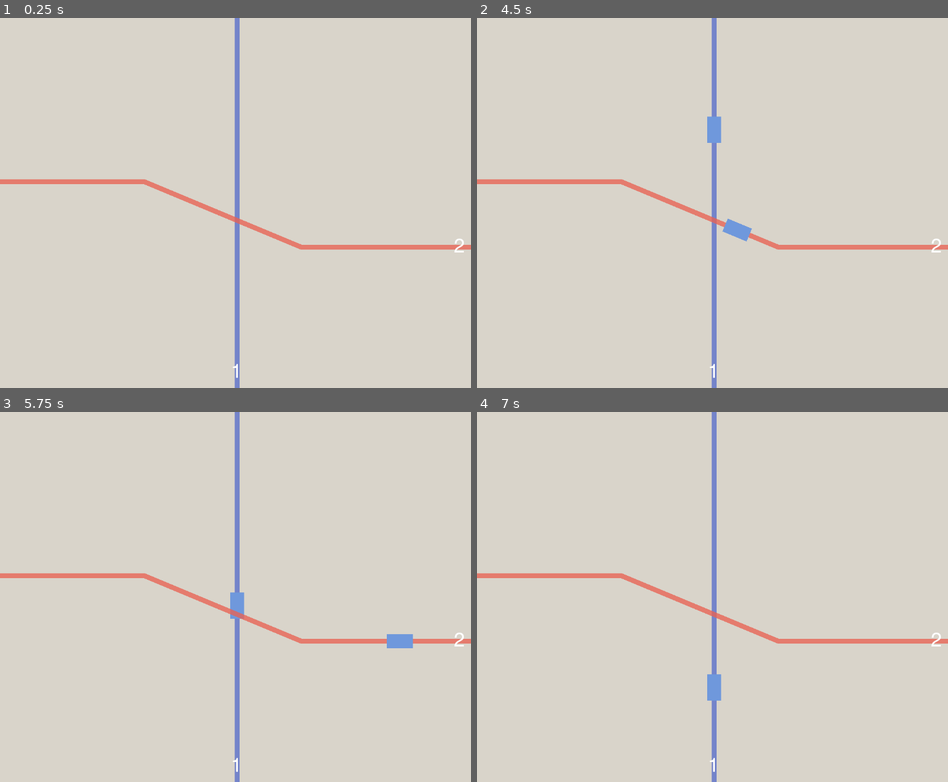
Above: before the commit, frames 1-4 (two rows, left to right).
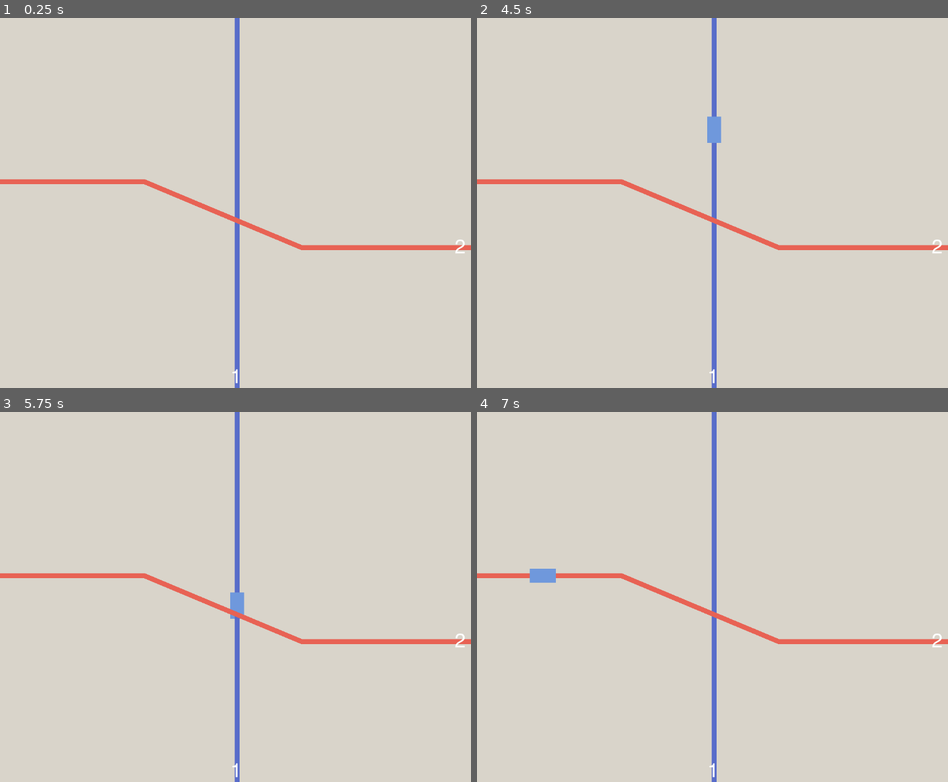
Above: after the commit, the same moments.

Repository: derukaeru/switchyard
Game: Godot game, scene res://src/scenes/main/main.tscn
Same seed, same stepped clock (60 frames per second), same inputs: the game is played once before the commit and once after it.
Inputs:
- Up to frame 1 (0.25 s): no input
- Up to frame 2 (4.5 s): tap Enter at 0.5, 2 s; hold Right 0.53-1.28 s; tap Alt at 0.6, 2.1, 3.6 s; tap Space at 1.25 s; hold Down 1.28-2.03 s; tap Shift at 1.35, 2.85, 4.35 s; hold Right 2.03-2.78 s; hold Up 2.78-3.53 s; hold Left from 3.53 s (still down)
- Up to frame 3 (5.75 s): release Left at 5.03 s; hold Down from 5.03 s (still down); tap Alt at 5.1 s
- Up to frame 4 (7 s): release Down at 5.78 s; hold Right 5.78-6.53 s; tap Shift at 5.85 s; hold Up from 6.53 s (still down); tap Alt at 6.6 s

The runs differ from the first frame. In frame 1, 2.4% of the frame differs, in the area x 0-100%, y 0-100%; in frame 2, 2.4%; in frame 3, 2.5%; in frame 4, 2.7%.

Commit message:
feat: added rail exit, and partial rail switching func

Diff:
--- a/src/scenes/maps/level_1.tscn
+++ b/src/scenes/maps/level_1.tscn
@@ -3,20 +3,37 @@
 [ext_resource type="Script" uid="uid://dyiitrgmhhcml" path="res://src/scenes/maps/level_1.gd" id="1_5qwrs"]
 [ext_resource type="PackedScene" uid="uid://cbe6816t855is" path="res://src/scenes/objects/train.tscn" id="1_pfttx"]
 [ext_resource type="Script" uid="uid://cuym172wt4qwo" path="res://src/scripts/components/rail.gd" id="2_5qwrs"]
+[ext_resource type="Script" uid="uid://bg601bgnlfut0" path="res://src/scripts/components/rail_label.gd" id="4_46tth"]
+[ext_resource type="Script" uid="uid://cmbqdyxgcl3ay" path="res://src/scripts/components/exit_rail.gd" id="5_h8pal"]
 
 [sub_resource type="Curve2D" id="Curve2D_m0mif"]
 _data = {
-"points": PackedVector2Array(0, 0, 0, 0, 580, -447, 0, 0, 0, 0, 580, 1200)
+"points": PackedVector2Array(0, 0, 0, 0, 580, -447, 0, 0, 0, 0, 580, 494)
+}
+point_count = 2
+
+[sub_resource type="Curve2D" id="Curve2D_h8pal"]
+_data = {
+"points": PackedVector2Array(0, 0, 0, 0, 580, 495, 0, 0, 0, 0, 580, 1194)
 }
 point_count = 2
 
 [sub_resource type="Curve2D" id="Curve2D_5qwrs"]
 _data = {
-"points": PackedVector2Array(0, 0, 0, 0, -600, 400, 0, 0, 0, 0, 353, 400, 0, 0, 0, 0, 737, 560, 0, 0, 0, 0, 1600, 560)
+"points": PackedVector2Array(0, 0, 0, 0, -600, 400, 0, 0, 0, 0, 353, 400, 0, 0, 0, 0, 580, 495)
 }
-point_count = 4
+point_count = 3
 
-[sub_resource type="LabelSettings" id="LabelSettings_eivm1"]
+[sub_resource type="Curve2D" id="Curve2D_ju8f6"]
+_data = {
+"points": PackedVector2Array(0, 0, 0, 0, 580, 495, 0, 0, 0, 0, 738, 561, 0, 0, 0, 0, 1598, 561)
+}
+point_count = 3
+
+[sub_resource type="LabelSettings" id="LabelSettings_vji7h"]
+font_size = 48
+
+[sub_resource type="LabelSettings" id="LabelSettings_va2ru"]
 font_size = 48
 
 [node name="level_1" type="Node2D" unique_id=504227865]
@@ -27,39 +44,51 @@
 [node name="Rail" type="Path2D" parent="tracks" unique_id=2118364005]
 curve = SubResource("Curve2D_m0mif")
 script = ExtResource("2_5qwrs")
-rail_color = Color(0.3476, 0.4287066, 0.79, 0.78431374)
+rail_color = Color(0.3476, 0.4287066, 0.79, 1)
 metadata/_custom_type_script = "uid://cuym172wt4qwo"
 
 [node name="train" parent="tracks/Rail" unique_id=1286344413 instance=ExtResource("1_pfttx")]
 position = Vector2(580, -447)
 rotation = 1.5707964
 
+[node name="RailExit2" type="Path2D" parent="tracks" unique_id=328575882]
+curve = SubResource("Curve2D_h8pal")
+script = ExtResource("5_h8pal")
+metadata/_custom_type_script = "uid://cmbqdyxgcl3ay"
+
 [node name="Rail2" type="Path2D" parent="tracks" unique_id=609968600]
 curve = SubResource("Curve2D_5qwrs")
 script = ExtResource("2_5qwrs")
-rail_color = Color(0.91, 0.38584003, 0.32760003, 0.78431374)
+rail_id = 2
+rail_color = Color(0.91, 0.38584003, 0.32760003, 1)
 metadata/_custom_type_script = "uid://cuym172wt4qwo"
 
 [node name="train" parent="tracks/Rail2" unique_id=86710733 instance=ExtResource("1_pfttx")]
 position = Vector2(-600, 400)
 speed = 280
 
-[node name="Label" type="Label" parent="tracks" unique_id=1688053827]
-offset_left = 552.0
-offset_top = 834.0
-offset_right = 606.0
-offset_bottom = 899.0
+[node name="RailExit" type="Path2D" parent="tracks" unique_id=146722968]
+curve = SubResource("Curve2D_ju8f6")
+script = ExtResource("5_h8pal")
+rail_color = Color(0.9098039, 0.38431373, 0.32941177, 1)
+metadata/_custom_type_script = "uid://cmbqdyxgcl3ay"
+
+[node name="RailLabel" type="Label" parent="tracks" unique_id=754733772]
+offset_left = 564.0
+offset_top = 855.0
+offset_right = 604.0
+offset_bottom = 904.0
 text = "1"
-label_settings = SubResource("LabelSettings_eivm1")
-horizontal_alignment = 1
-vertical_alignment = 1
+label_settings = SubResource("LabelSettings_vji7h")
+script = ExtResource("4_46tth")
+metadata/_custom_type_script = "uid://bg601bgnlfut0"
 
-[node name="Label2" type="Label" parent="tracks" unique_id=1553610522]
-offset_left = 1098.0
-offset_top = 528.0
-offset_right = 1150.0
-offset_bottom = 593.0
+[node name="RailLabel2" type="Label" parent="tracks" unique_id=1502186753]
+offset_left = 1112.0
+offset_top = 538.0
+offset_right = 1152.0
+offset_bottom = 587.0
 text = "2"
-label_settings = SubResource("LabelSettings_eivm1")
-horizontal_alignment = 1
-vertical_alignment = 1
+label_settings = SubResource("LabelSettings_va2ru")
+script = ExtResource("4_46tth")
+metadata/_custom_type_script = "uid://bg601bgnlfut0"
--- a/src/scenes/objects/train.gd
+++ b/src/scenes/objects/train.gd
@@ -5,8 +5,16 @@
 @export var train_color: Color = Color("6f98dc")
 @export var speed: int = 160
 
+@export var destination: int = 1
+
 func _ready() -> void:
 	cab.color = train_color
 
 func _process(delta: float) -> void:
 	progress += delta * speed
+
+	if progress_ratio >= 1.0:
+		finish()
+
+func finish() -> void:
+	pass
--- /dev/null
+++ b/src/scripts/components/exit_rail.gd
@@ -0,0 +1,14 @@
+@tool
+class_name RailExit extends Path2D
+
+@onready var line: Line2D = Line2D.new()
+@export var rail_id: int = 1
+@export var rail_color: Color = Color(0.345, 0.423, 0.793, 1.0)
+
+func _ready() -> void:
+	add_child(line)
+	move_child(line, 0)
+
+	line.points = curve.get_baked_points()
+	line.width = 12
+	line.default_color = rail_color
--- a/src/scripts/components/rail.gd
+++ b/src/scripts/components/rail.gd
@@ -2,7 +2,9 @@
 class_name Rail extends Path2D
 
 @onready var line: Line2D = Line2D.new()
+@export var rail_id: int = 1
 @export var rail_color: Color = Color(0.345, 0.423, 0.793, 1.0)
+
 func _ready() -> void:
 	add_child(line)
 	move_child(line, 0)
--- /dev/null
+++ b/src/scripts/components/rail_label.gd
@@ -0,0 +1,7 @@
+class_name RailLabel extends Label
+
+func _init() -> void:
+	var new_settings: LabelSettings = LabelSettings.new()
+
+	new_settings.font_size = 48
+	label_settings = new_settings
Not shown, added: src/scripts/components/exit_rail.gd.uid
Not shown, added: src/scripts/components/rail_label.gd.uid
